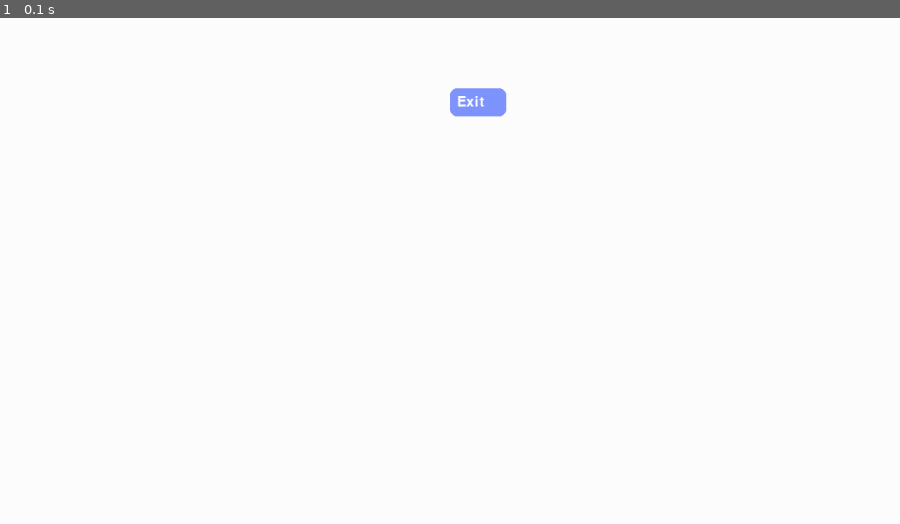
Above: before the commit, frame 1.
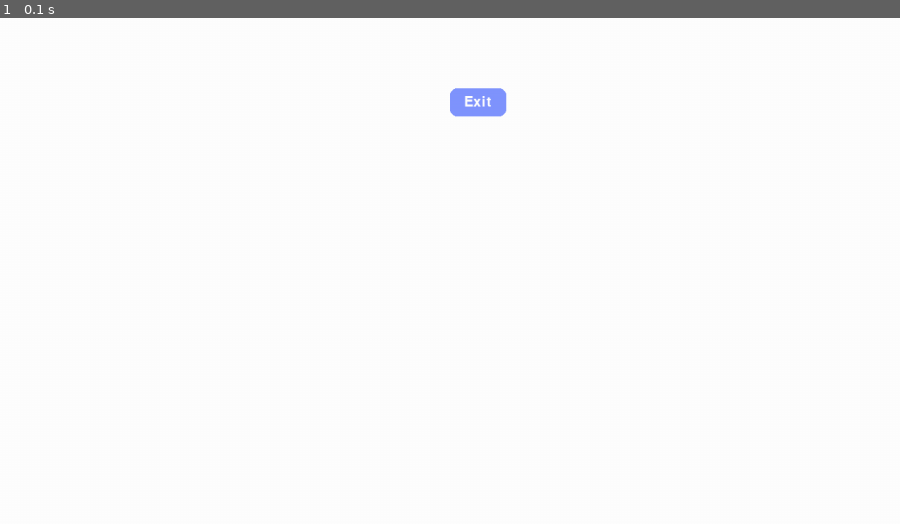
Above: after the commit, the same moment.

Repository: 01one/Learn-Pygame-With-Me
Game: pygame game, started from 3. growing up/29.monitor_size_game_window_in_pygame.py
Two runs of this game, one before a commit and one after it. Both use one fixed random seed, a clock stepped at 60 frames per second and the inputs below.
Inputs:
- Up to frame 1 (0.1 s): no input

The runs differ from the first frame. In frame 1, less than 0.1% of the frame differs, in the area x 50-55%, y 15-18%.

Commit message:
Update 29.monitor_size_game_window_in_pygame.py

Diff:
--- a/3. growing up/29.monitor_size_game_window_in_pygame.py
+++ b/3. growing up/29.monitor_size_game_window_in_pygame.py
@@ -16,7 +16,7 @@
 	button_font=pygame.font.Font(pygame.font.get_default_font(), 20)
 	button_text=button_font.render('Exit',True,background)
 	pygame.draw.rect(screen,button_color, [width/2, 100, 80, 40], border_radius=10)
-	screen.blit(button_text,(width/2+10,110))
+	screen.blit(button_text,(width/2+20,110))
 
 
 game_running=True
